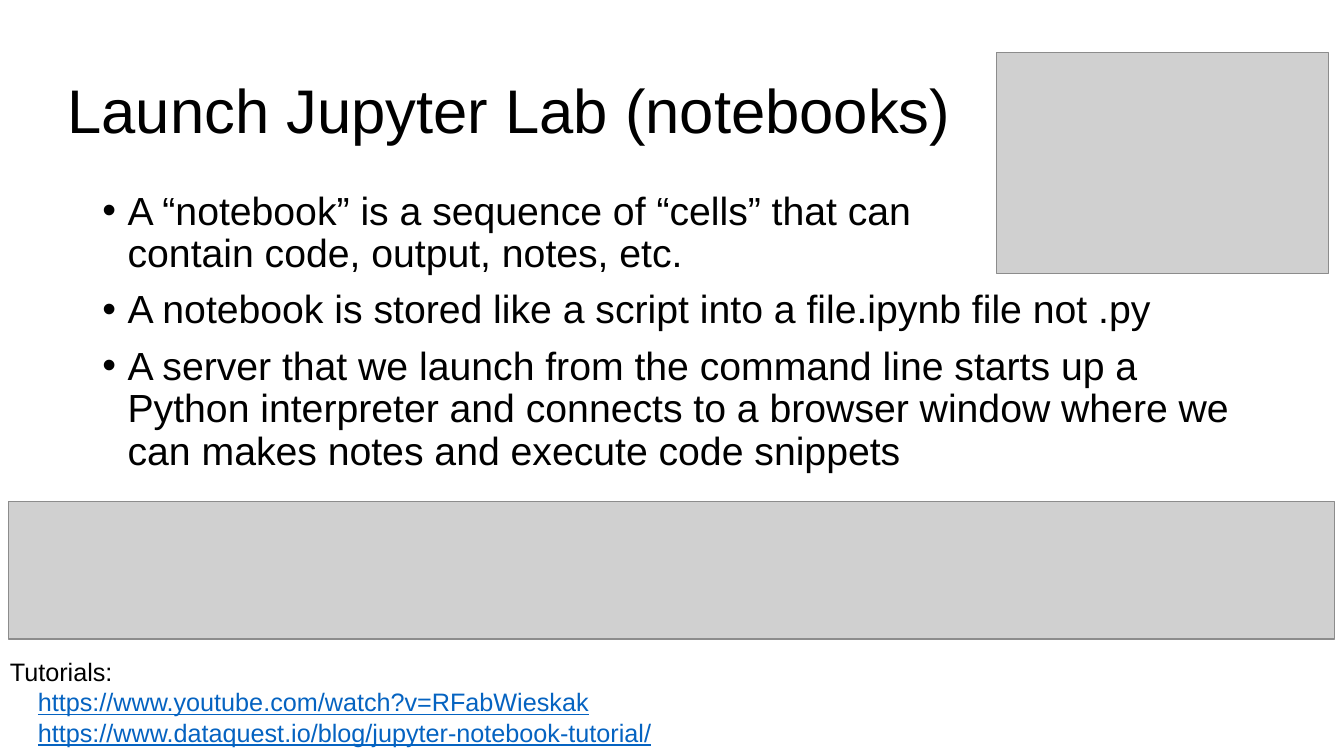
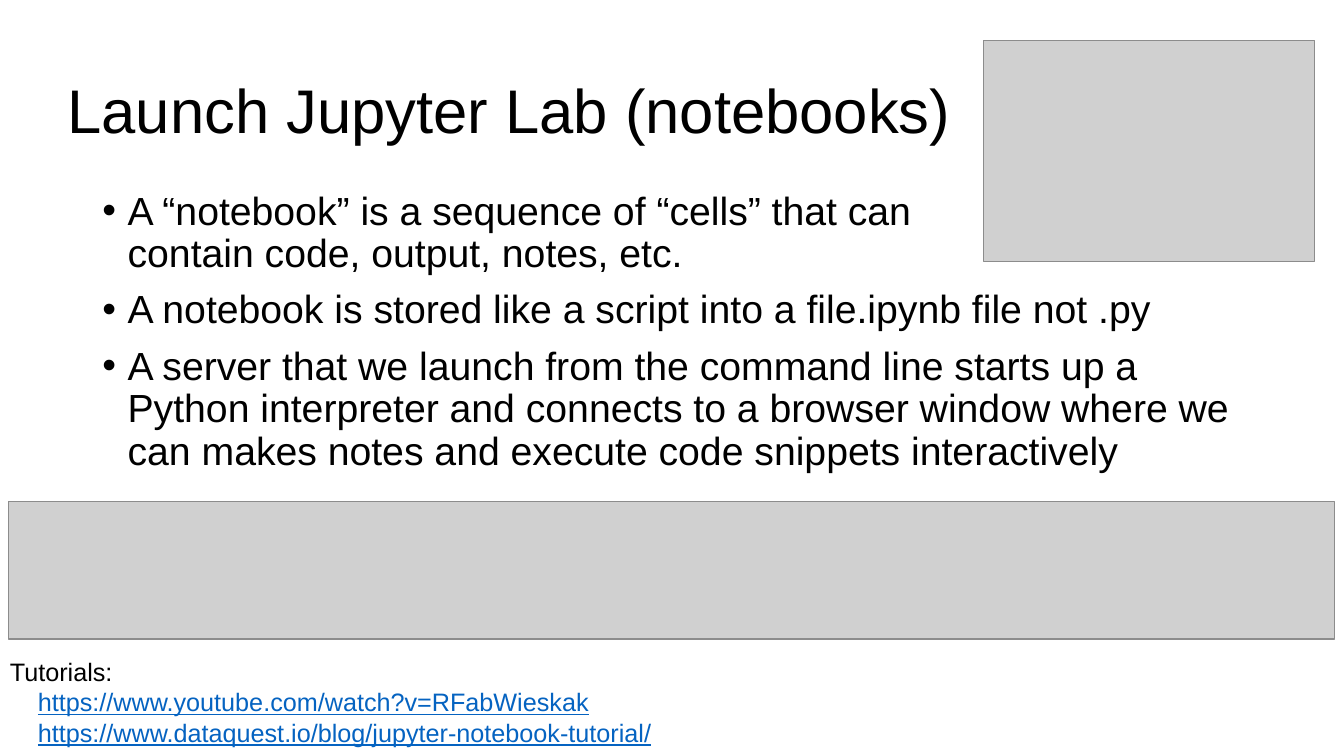
Before and after one commit to parrt/msds501, a slide deck: slide 21 of slides/terminal.pptx (slide 20 before the commit). Drawn at 1344x756 pixels with LibreOffice and Linux fonts; fonts in the diff are those of the drawing; grey boxes stand for pictures; background and template pictures are left out. Boxes give left, top, right and bottom in pixels: in the first picture for what was removed or moved away, otherwise in the second. Text is boxed around its words. In the diff, an @@ line names an element or a change of style, - is before the commit and + after.

Commit message:
update slides/projects

```diff
--- a/slides/terminal.pptx
+++ b/slides/terminal.pptx
@@ picture: place and size @@
-picture at <box>997,52,1329,273</box>
+picture at <box>983,40,1315,261</box>
@@ text at <box>128,351,1229,473</box>: text changed @@
-• A server that we launch from the command line starts up a Python interpreter and connects to a browser window where we can makes notes and execute code snippets
+• A server that we launch from the command line starts up a Python interpreter and connects to a browser window where we can makes notes and execute code snippets interactively
```
Also in this commit, not shown: 1 slide added.
